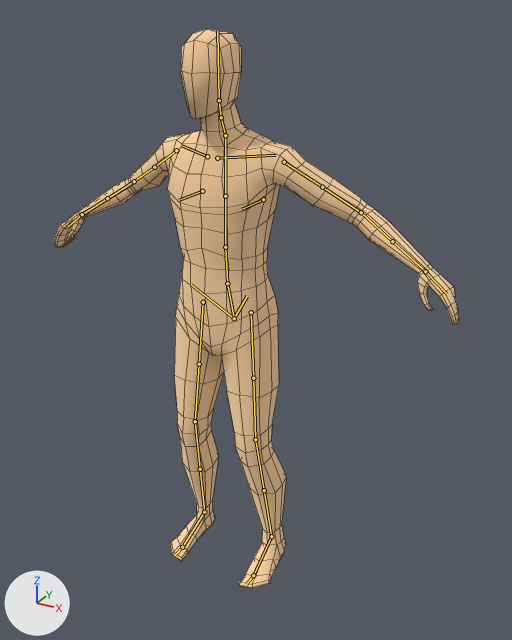
The Blender file Assets/Animations/AnimationsCharacterRigify.blend: old version first, new version second.
Both versions are drawn from a 50 mm camera at (1.029, -1.689, 1.745) aimed at (0.09, 0.018, 0.892). Arrows for +X, +Y and +Z are at lower left; the lights stay in place. The bones that bend it are drawn over the model as lines. Mesh edges are drawn as thin lines.

In view in the first picture: 'Body'.
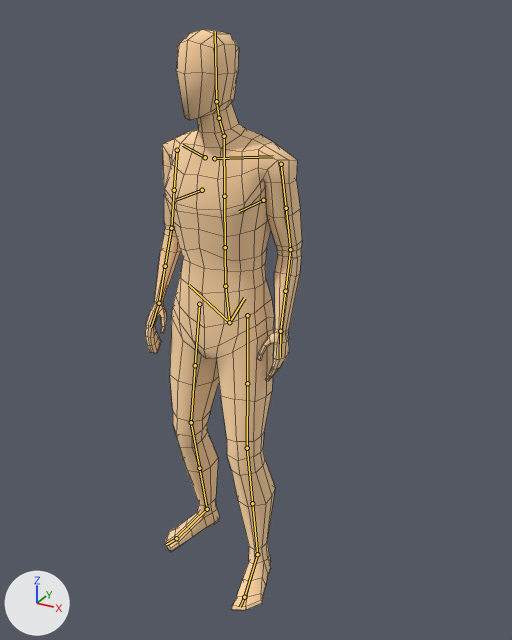
The newer file adds an action. The first version stands in its rest pose; the second is drawn at frame 60 of the action 'PickupGround'.

What differs and where, as boxes (x1, y1, x2, y2) in the pictures (512 x 640 px):
'Body', posed (61% narrower): before (54, 29, 459, 588); after (145, 29, 302, 611)

The edits, one by one:
Bone 'torso' (bone_torso) moves from (0.0, 0.0, 0.0) to (0.0, 0.0, -0.006).
Bone 'chest' (bone_chest) moves from (0.0, 0.0, 0.0) to (-0.003, 0.001, 0.007).
Bone 'chest' (bone_chest) turns from (0, 0, 0) to (2, 0, -3) degrees about its own x, y and z.
Bone 'head' (bone_head) turns from (0, 0, 0) to (0, -6, 0) degrees about its own x, y and z.
Bone 'upper_arm_fk.L' (bone_upper_arm_fk_l) turns from (0, 0, 0) to (5, 11, -53) degrees about its own x, y and z.
Bone 'forearm_fk.L' (bone_forearm_fk_l) turns from (0, 0, 0) to (3, 0, 0) degrees about its own x, y and z.
Bone 'hand_fk.L' (bone_hand_fk_l) turns from (0, 0, 0) to (-10, -4, 5) degrees about its own x, y and z.
Bone 'upper_arm_fk.R' (bone_upper_arm_fk_r) moves from (0.0, 0.0, 0.0) to (0.0, -0.004, 0.006).
Bone 'upper_arm_fk.R' (bone_upper_arm_fk_r) turns from (0, 0, 0) to (12, -29, 44) degrees about its own x, y and z.
Bone 'hand_fk.R' (bone_hand_fk_r) turns from (0, 0, 0) to (11, -4, -13) degrees about its own x, y and z.
Bone 'hips' (bone_hips) moves from (0.0, 0.0, 0.0) to (-0.004, 0.0, 0.0).
Bone 'hips' (bone_hips) turns from (0, 0, 0) to (-5, 1, 0) degrees about its own x, y and z.
Bone 'thigh_ik.L' (bone_thigh_ik_l) turns from (0, 0, 0) to (0, -4, 0) degrees about its own x, y and z.
Bone 'thigh_ik.R' (bone_thigh_ik_r) turns from (0, 0, 0) to (0, 7, 0) degrees about its own x, y and z.
Bone 'foot_ik.R' (bone_foot_ik_r) moves from (0.0, 0.0, 0.0) to (-0.043, 0.025, 0.001).
Bone 'foot_ik.R' (bone_foot_ik_r) turns from (0, 0, 0) to (0, 0, -18) degrees about its own x, y and z.
Bone 'foot_ik.L' (bone_foot_ik_l) moves from (0.0, 0.0, 0.0) to (0.017, -0.089, -0.008).
Bone 'foot_ik.L' (bone_foot_ik_l) turns from (0, 0, 0) to (0, 0, 10) degrees about its own x, y and z.
